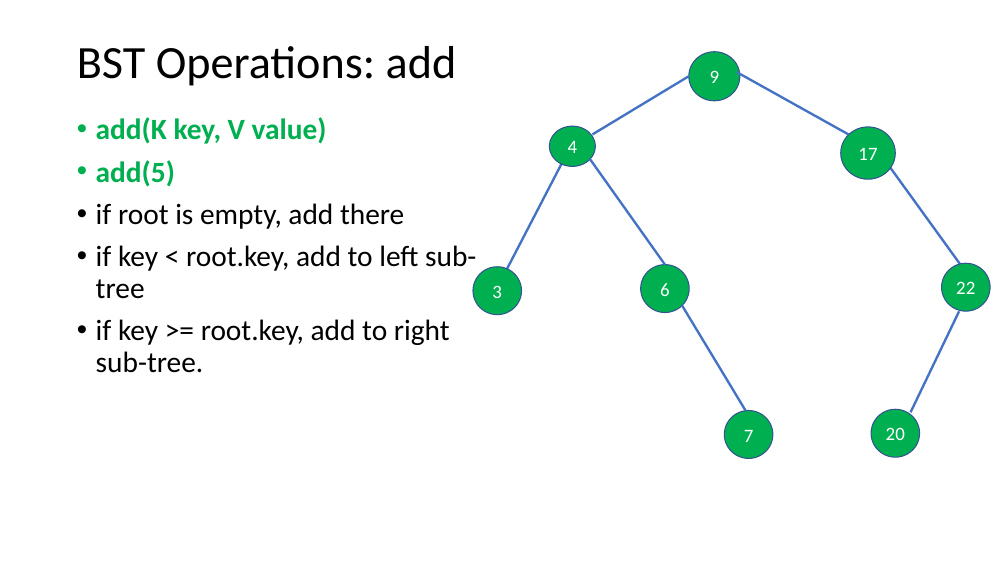
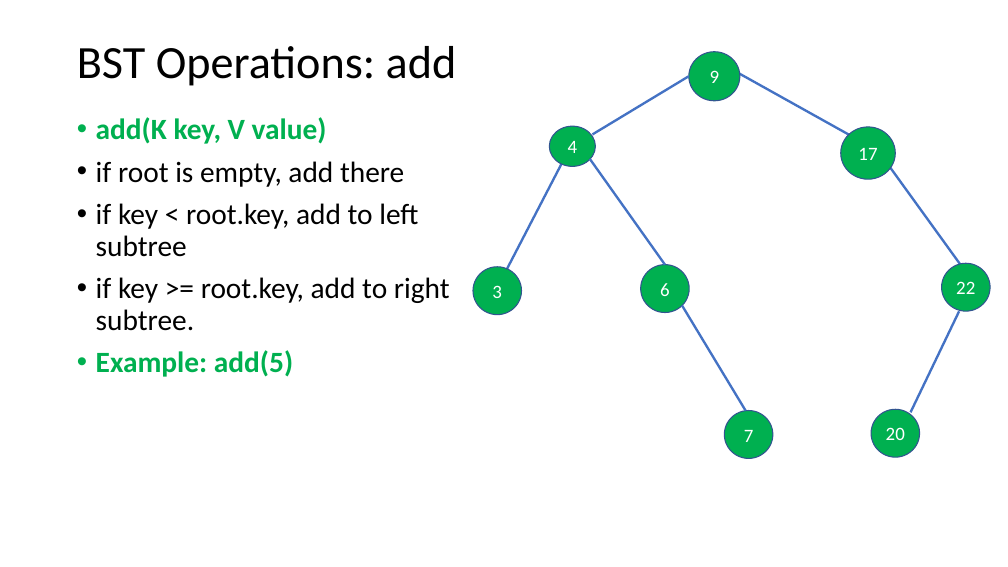
Before and after one commit to dickinson-comp232-fall22/dickinson-comp232-fall22.github.io, a slide deck: slide 5 of resources/class13/class13-BSTs.pptx (slide 3 before the commit). Drawn at 1008x567 pixels with LibreOffice and Linux fonts; fonts in the diff are those of the drawing. Boxes give left, top, right and bottom in pixels: in the first picture for what was removed or moved away, otherwise in the second. Text is boxed around its words. In the diff, an @@ line names an element or a change of style, - is before the commit and + after.

```diff
--- a/resources/class13/class13-BSTs.pptx
+++ b/resources/class13/class13-BSTs.pptx
@@ text at <box>96,160,175,187</box>: paragraph removed @@
-• add(5)
@@ text at <box>96,203,450,377</box>: text changed @@
-• if key < root.key, add to left sub-tree
-• if key >= root.key, add to right sub-tree.
+• if key < root.key, add to left subtree
+• if key >= root.key, add to right subtree.
+• Example: add(5)
```
Also in this commit, not shown: 8 other slides changed, 2 slides added, 1 other file.
